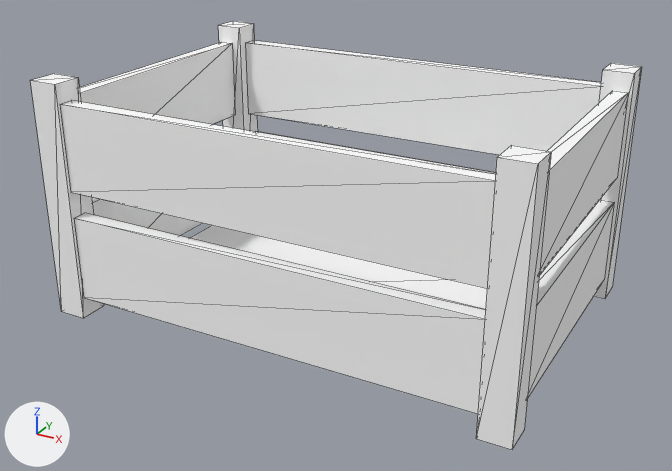
Renders of the glTF model games/yorimichi/assets/belmonte/meshes/SM_BM_BP_Crate.glb from each side of a commit.
The view is the same before and after, from a 50 mm camera at (0.48, -0.893, 0.529) aimed at (0.001, -0.022, 0.094). Every picture has the same lights, and +X, +Y and +Z are marked at lower left. The picture after the commit comes second. Mesh edges are drawn as thin lines. Vertices at exactly the same position are counted once.

Objects in the first picture: 'SM_BM_BP_Crate'.
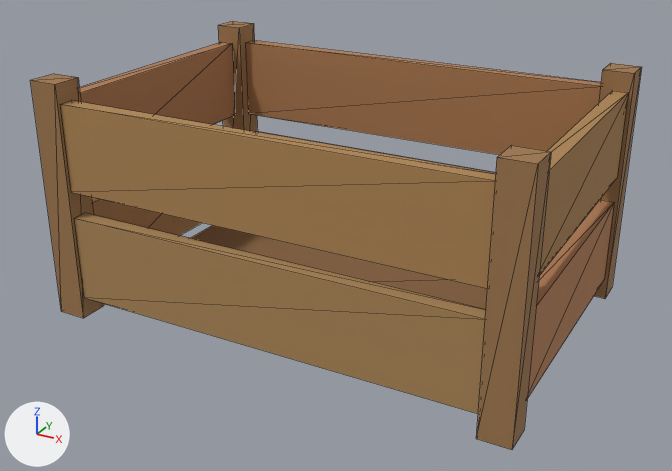
Edits to the bpy script that builds the scene:
```text
Change me_sm_bp_crate:
    where me_sm_bp_crate.from_pydata(...)  # 100 vertices, 106 faces; spans x -0.28..0.28, y -0.19..0.19, z 0.0..0.28
    used by ob_sm_bm_bp_crate; location = (0.0, 0.0, 0.0)
    me_sm_bp_crate part 1: 106 faces centred in x -0.28..0.28, y -0.19..0.19, z 0.022..0.28 are repainted in the vertex colours; the middle colour goes from white #ffffff to brown #ac7d53
```

Where the change shows, as pixel boxes [x1, y1, x2, y2] in the pictures (672 x 471 px):
part 1 of me_sm_bp_crate, recoloured (white to brown)
    both: [31, 21, 641, 450]
